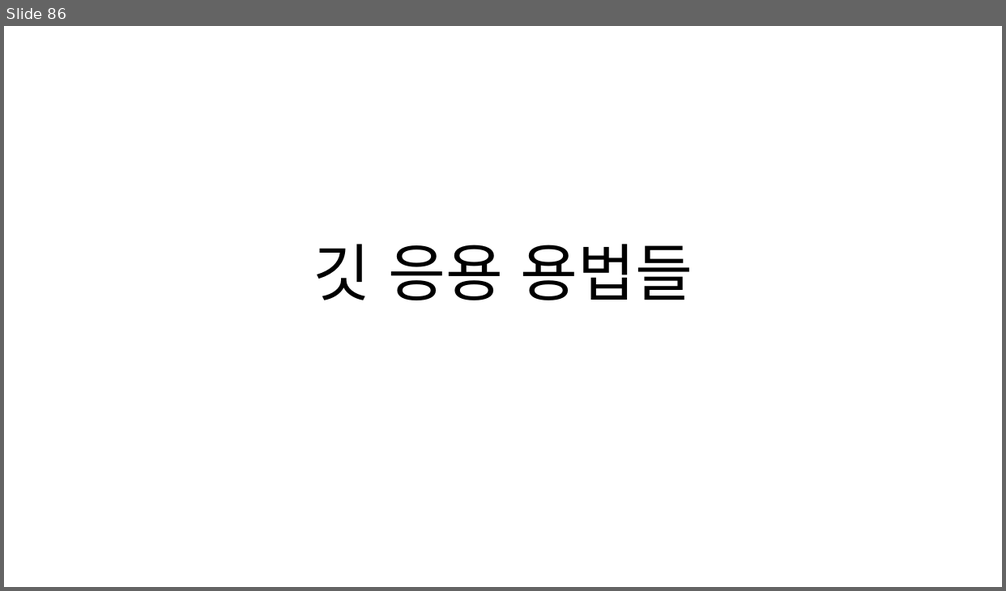
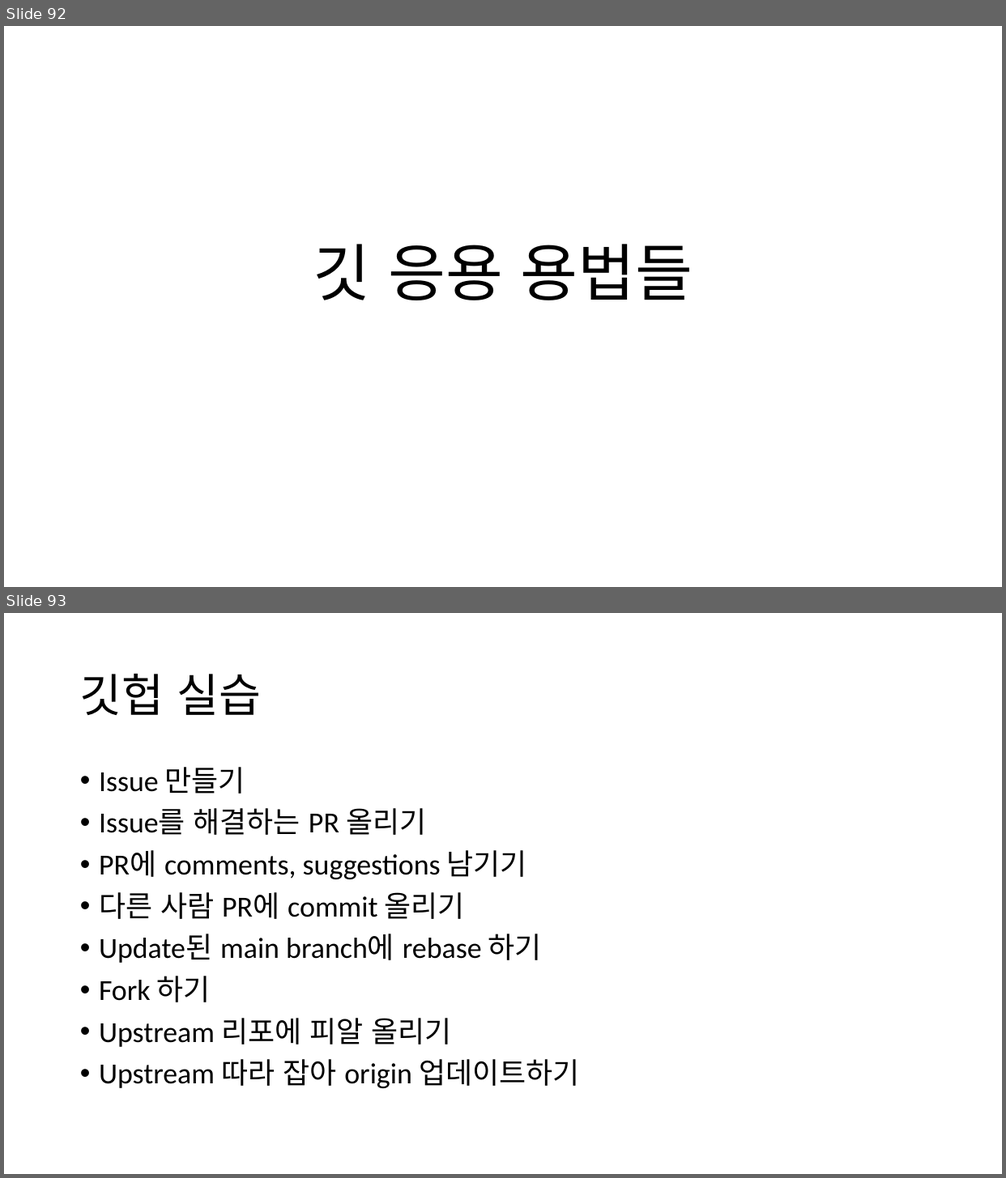
Before and after one commit to wontheone1/learning-git-ppt, a slide deck: learning_git.pptx. Shown one above the other, each under a label of ours: slide 86 before the commit, slides 92 and 93 after it. The pictures are 1006x591 and 1006x1178 pixels, drawn with LibreOffice and Linux fonts; fonts in the diff are those of the drawing. Boxes give left, top, right and bottom in pixels: in the first picture for what was removed or moved away, otherwise in the second. Text is boxed around its words. In the diff, an @@ line names an element or a change of style, - is before the commit and + after.

```diff
--- a/learning_git.pptx
+++ b/learning_git.pptx
@@ slide 93 added at <box>4,613,1002,1174</box>, background #FFFFFF @@
@@ title added at <box>80,674,262,715</box>, 44 pt, text #000000 @@
+깃헙 실습
@@ text added at <box>99,767,579,1088</box>, 28 pt, text #000000 @@
+• Issue 만들기
+• Issue를 해결하는 PR 올리기
+• PR에 comments, suggestions 남기기
+• 다른 사람 PR에 commit 올리기
+• Update된 main branch에 rebase 하기
+• Fork 하기
+• Upstream 리포에 피알 올리기
+• Upstream 따라 잡아 origin 업데이트하기
@@ what was slide 86 is now slide 92 @@
```
Also in this commit, not shown: 4 slides changed, 12 other slides added, 12 slides removed.
